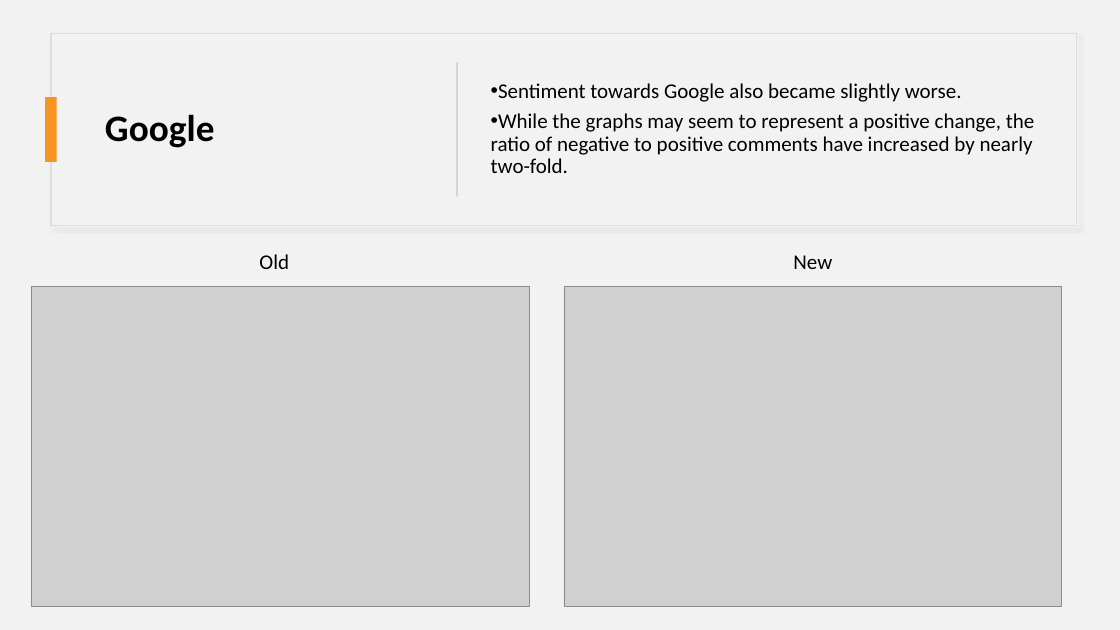
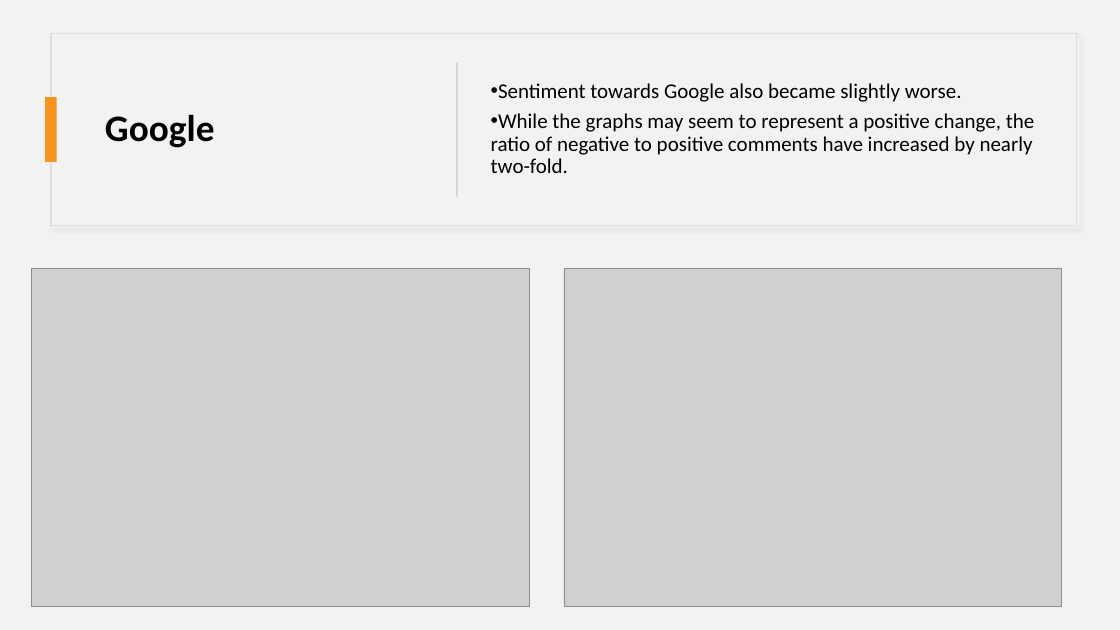
Before and after one commit to samlimish/Project5, a slide deck: slide 9 of twitter.pptx. Drawn at 1120x630 pixels with LibreOffice and Linux fonts; fonts in the diff are those of the drawing; grey boxes stand for pictures. Boxes give left, top, right and bottom in pixels: in the first picture for what was removed or moved away, otherwise in the second. Text is boxed around its words. In the diff, an @@ line names an element or a change of style, - is before the commit and + after.

```diff
--- a/twitter.pptx
+++ b/twitter.pptx
@@ picture: place and size @@
-picture at [32, 287, 530, 607]
+picture at [32, 269, 530, 607]
@@ text removed at [259, 254, 289, 269] @@
-Old
@@ picture: place and size @@
-picture at [564, 287, 1062, 607]
+picture at [564, 269, 1062, 607]
@@ text removed at [793, 255, 832, 269] @@
-New
```
Also in this commit, not shown: 8 other slides changed, 4 slides added, 1 slide removed, 50 other files.
